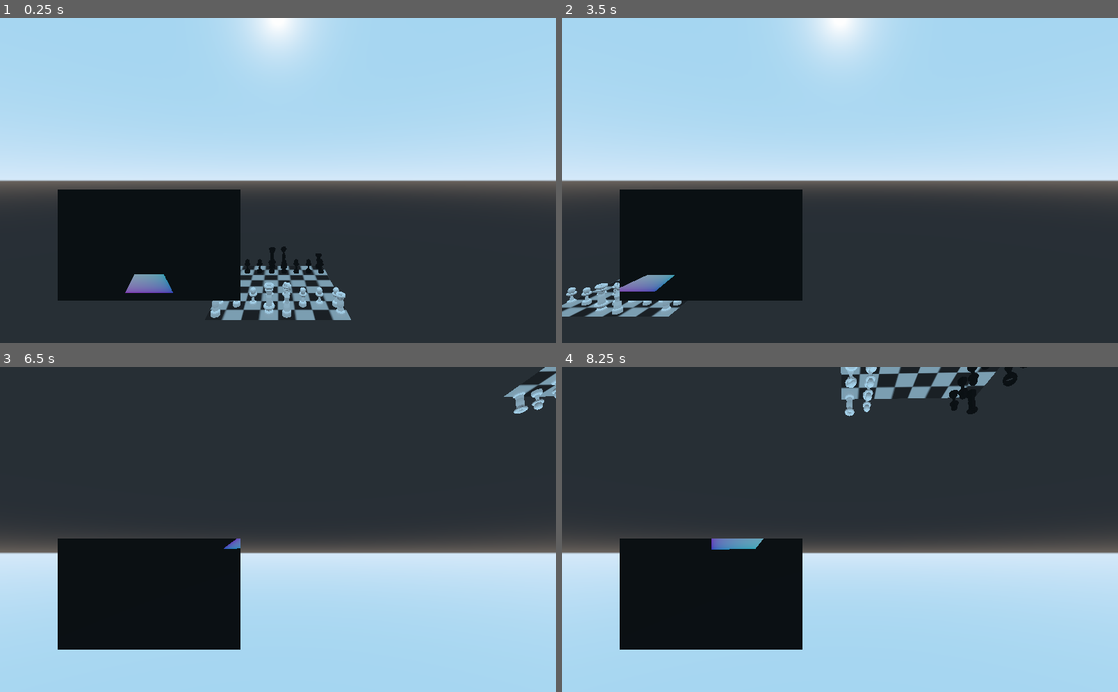
Above: before the commit, frames 1-4 (two rows, left to right).
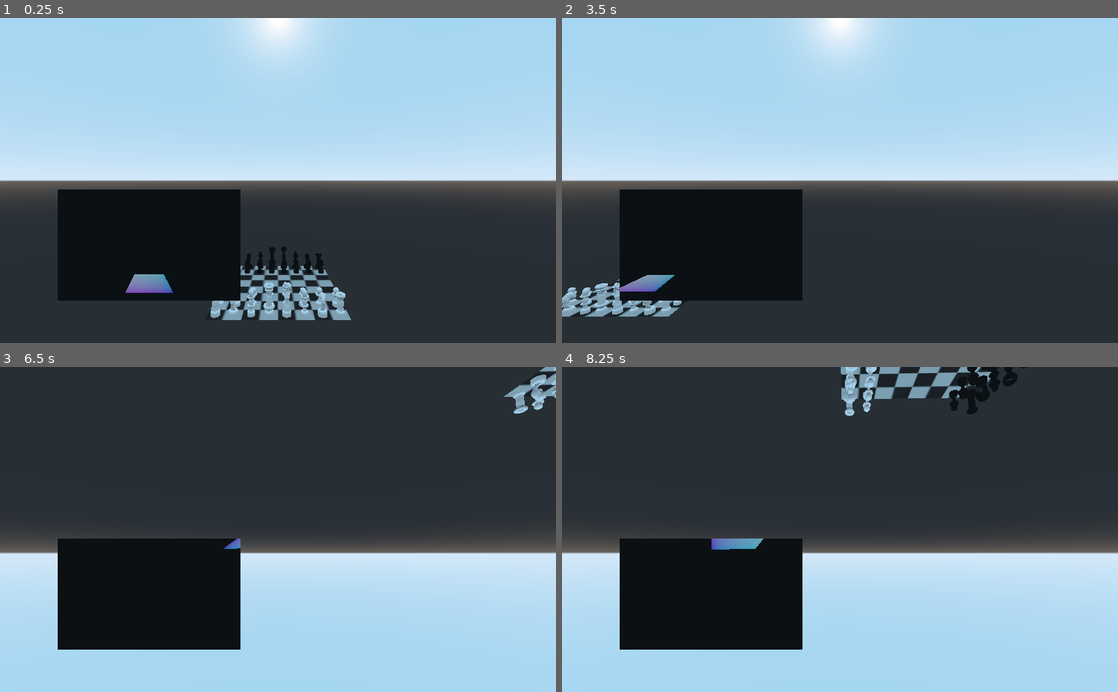
Above: after the commit, the same moments.

Repository: Roboticy3/Mess
Game: Godot game, scene res://Scenes/game.tscn
The game is run twice, just before and just after one commit, with the same random seed, the same clock (stepped at 60 frames per second) and the same inputs. This scene is started directly instead of the project's main scene.
Inputs (mouse positions are in pixels of both pictures, inside the frame that each line leads up to):
- Up to frame 1 (0.25 s): no input
- Up to frame 2 (3.5 s): tap Enter at 0.5 s; move the mouse to (962, 164) at 0.52 s; hold D (mv_right) 0.53-1.28 s; click (962, 164) at 0.6 s; move the mouse to (728, 196) at 1.27 s; hold S (mv_back) 1.28-2.03 s; right-click (728, 196) at 1.35 s; move the mouse to (895, 109) at 2.02 s; hold D (mv_right) 2.03-2.78 s; hold Ctrl (ctrl) 2.03-2.78 s; tap Space (mv_up) at 2.75 s; move the mouse to (812, 245) at 2.77 s; hold W (mv_forward) from 2.78 s (still down); click (812, 245) at 2.85 s
- Up to frame 3 (6.5 s): move the mouse to (444, 578) at 3.52 s; release W (mv_forward) at 3.53 s; hold Right mouse button (ck_1) 3.53-4.28 s; hold A (mv_left) 3.53-5.03 s; move the mouse to (111, 480) at 4.27 s; tap Ctrl (ctrl) at 4.35 s; tap Enter at 5 s; move the mouse to (305, 529) at 5.02 s; hold S (mv_back) 5.03-5.78 s; click (305, 529) at 5.1 s; tap Space (mv_up) at 5.75 s; move the mouse to (194, 448) at 5.77 s; hold D (mv_right) from 5.78 s (still down); right-click (194, 448) at 5.85 s
- Up to frame 4 (8.25 s): move the mouse to (962, 513) at 6.52 s; release D (mv_right) at 6.53 s; hold W (mv_forward) 6.53-7.28 s; hold Ctrl (ctrl) 6.53-7.28 s; move the mouse to (728, 545) at 7.27 s; hold D (mv_right) 7.28-8.03 s; click (728, 545) at 7.35 s; move the mouse to (895, 458) at 8.02 s; hold S (mv_back) from 8.03 s (still down); hold Right mouse button (ck_1) from 8.03 s (still down)

The runs differ from the first frame. In frame 1, 0.3% of the frame differs, in the area x 41-59%, y 71-93%; in frame 2, 0.2%; in frame 3, 0.1%; in frame 4, 0.3%.

Commit message:
adjusted how Boards are given to Instructions
destroy_piece() now debug error free!

Diff:
--- a/Objects/Board/Board.gd
+++ b/Objects/Board/Board.gd
@@ -50,7 +50,7 @@
 	var funcs:Dictionary = {"b":"b_phase", "t":"t_phase", "g":"g_phase"}
 
 	#read the Instruction file
-	var r:Reader = Reader.new(self, self, funcs, path)
+	var r:Reader = Reader.new(self, funcs, path)
 	#if Reader sees a bad file, do not continue any further
 	if r.badfile:
 		print("Board not found at path \"" + path + "\"")
@@ -415,7 +415,7 @@
 
 	#pair the m phase with nothing since marks are not being generated
 	var funcs:Dictionary = {"m":"", "t":"t_phase","c":"c_phase","r":"r_phase"}
-	var reader:Reader = Reader.new(self, p, funcs, p.path)
+	var reader:Reader = Reader.new(p, funcs, p.path, 3, self)
 	reader.wait = true
 	reader.read()
 
--- a/Objects/Board/BoardMesh.gd
+++ b/Objects/Board/BoardMesh.gd
@@ -225,6 +225,7 @@
 func destroy_piece(var at:Vector2):
 	if !pieces.has(at): return
 	remove_child(pieces[at])
+	pieces[at].free()
 	pieces.erase(at)
 
 #highlight squares on the board by sending their positions to a texture which is rendered by mat_board
--- a/Objects/Instruction/Instruction.gd
+++ b/Objects/Instruction/Instruction.gd
@@ -21,6 +21,10 @@
 #board is used to transform vectors
 var board
 
+#set to true if this Instruction is working with squares on the board
+#automatically set to true if board is not null in init()
+var reads_board:bool = false
+
 #the set of valid comparison characters, contains <=, >=, <, >, and ==
 const SYMBL : String = ">=<=!="
 
@@ -29,11 +33,10 @@
 
 	contents = _contents.strip_edges()
 	table = _table
+
+	#if the board is being sent into the instruction for reference, then it is probably reading the board
+	if _board != null: reads_board = true
 	board = _board
-
-	if board == null:
-		print(self, " cannot process null Board.")
-		return
 
 	#format contents into wrds
 	format()
@@ -50,7 +53,7 @@
 	else: length = min(wrds.size() - start, length)
 
 	#take table from another square if a square is specified
-	if board.has(square):
+	if reads_board && board.has(square):
 		table = board.get_piece(square).table
 
 	#sort table by key size, helps string replacement prioritize larger words
@@ -124,8 +127,9 @@
 		#if the conditional fails, return nothing
 		return []
 
-	#if the table does not indicate this instruction is defining a piece, do not proceed further
-	if !("px" in table): return []
+	#if the table does not indicate this instruction is for an object with position on the board, return nothing now
+	#otherwise, continue on to check if the conditional is asking for a square relative to this object's position
+	if !table.has("px") || !table.has("py"): return []
 
 	#otherwise, see if the 4th word is a comparator
 	#no comparator means a square is being checked for presence
@@ -143,7 +147,7 @@
 
 	#form square to check from this Instruction's Piece's position, direction, and vector from u and v
 	var x:Vector2 = Vector2(table["px"], table["py"])
-	var y:Vector2 = board.transform(Vector2(u, v), board.pieces[x])
+	var y:Vector2 = board.transform(Vector2(u, v), board.get_piece(x))
 
 	#check if the square is empty, if so treat as false when asking for a square or its pieces property
 	#this can still be negated
--- a/Objects/Instruction/Reader.gd
+++ b/Objects/Instruction/Reader.gd
@@ -32,8 +32,8 @@
 
 #initialize the Reader object
 #size represents the number of properties Reader can store across multiple lines, default 8
-func _init(var _board, var _node:Node, var _funcs:Dictionary, var _path:String = "", var _size:int = 8,
-	var _clear_persist:bool = false, var _vectorize:bool = true):
+func _init(var _node:Node, var _funcs:Dictionary, var _path:String = "", var _size:int = 8,
+	var _board = null, var _clear_persist:bool = false, var _vectorize:bool = true):
 
 	board = _board
 	node = _node
--- a/Objects/Pieces/Piece.gd
+++ b/Objects/Pieces/Piece.gd
@@ -57,7 +57,7 @@
 	#Piece only needs to add the mark instructions at ready
 	var funcs:Dictionary = {"m":"m_phase","t":"","c":"","r":""}
 	#use Reader to interperet the instruction file into usable behavior
-	var r:Reader = Reader.new(board, self, funcs, path, 3, true, false)
+	var r:Reader = Reader.new(self, funcs, path, 3, board, true, false)
 	#if Reader sees a bad file, do not continue any further
 	if r.badfile: return
 	r.read()
Not shown, changed: Instructions/default/b_default.txt
Not shown, changed: export_presets.cfg
